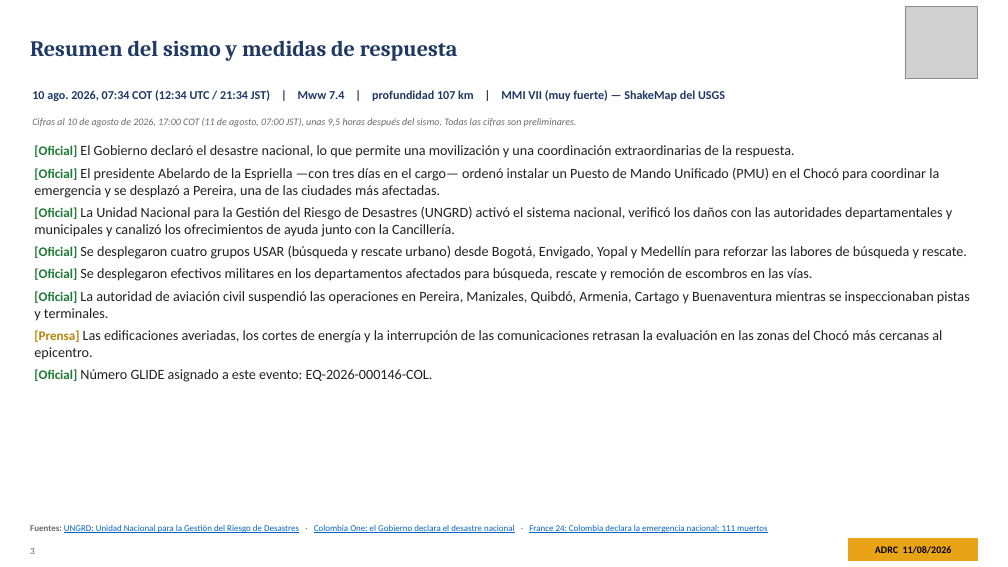
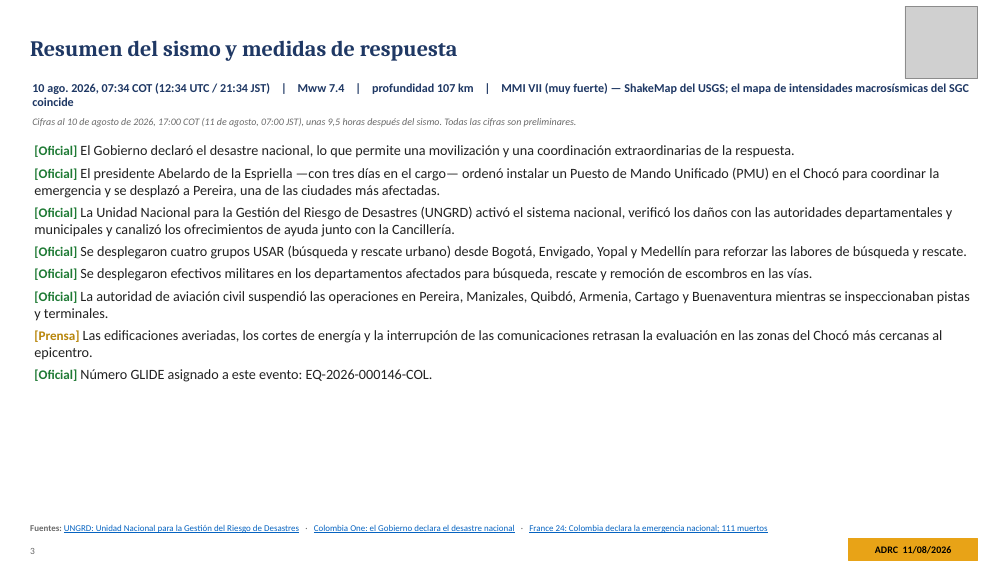
Before and after one commit to kochobi-max/whatsmap, a slide deck: slide 3 of reports/colombia_eq_20260810/output/ADRC_EQ_COL_Choco_20260810_ES.pptx. Drawn at 1008x567 pixels with LibreOffice and Linux fonts; fonts in the diff are those of the drawing; grey boxes stand for pictures. Boxes give left, top, right and bottom in pixels: in the first picture for what was removed or moved away, otherwise in the second. Text is boxed around its words. In the diff, an @@ line names an element or a change of style, - is before the commit and + after.

```diff
--- a/reports/colombia_eq_20260810/output/ADRC_EQ_COL_Choco_20260810_ES.pptx
+++ b/reports/colombia_eq_20260810/output/ADRC_EQ_COL_Choco_20260810_ES.pptx
@@ text at [32,83,969,106]: text changed @@
-10 ago. 2026, 07:34 COT (12:34 UTC / 21:34 JST) | Mww 7.4 | profundidad 107 km | MMI VII (muy fuerte) — ShakeMap del USGS
+10 ago. 2026, 07:34 COT (12:34 UTC / 21:34 JST) | Mww 7.4 | profundidad 107 km | MMI VII (muy fuerte) — ShakeMap del USGS; el mapa de intensidades macrosísmicas del SGC coincide
```
Also in this commit, not shown: 17 other slides changed, 1 slide added, 11 other files.
